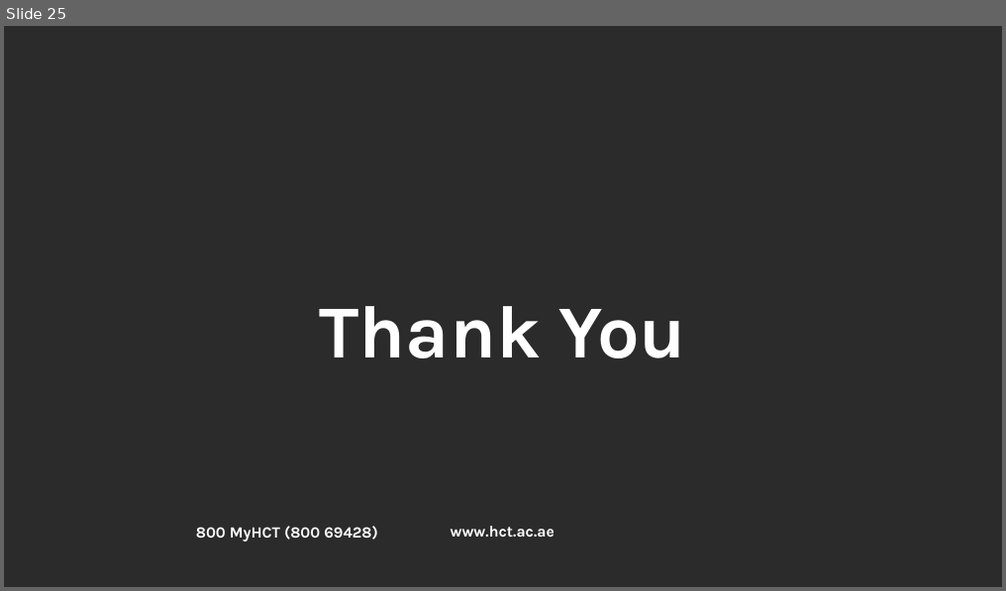
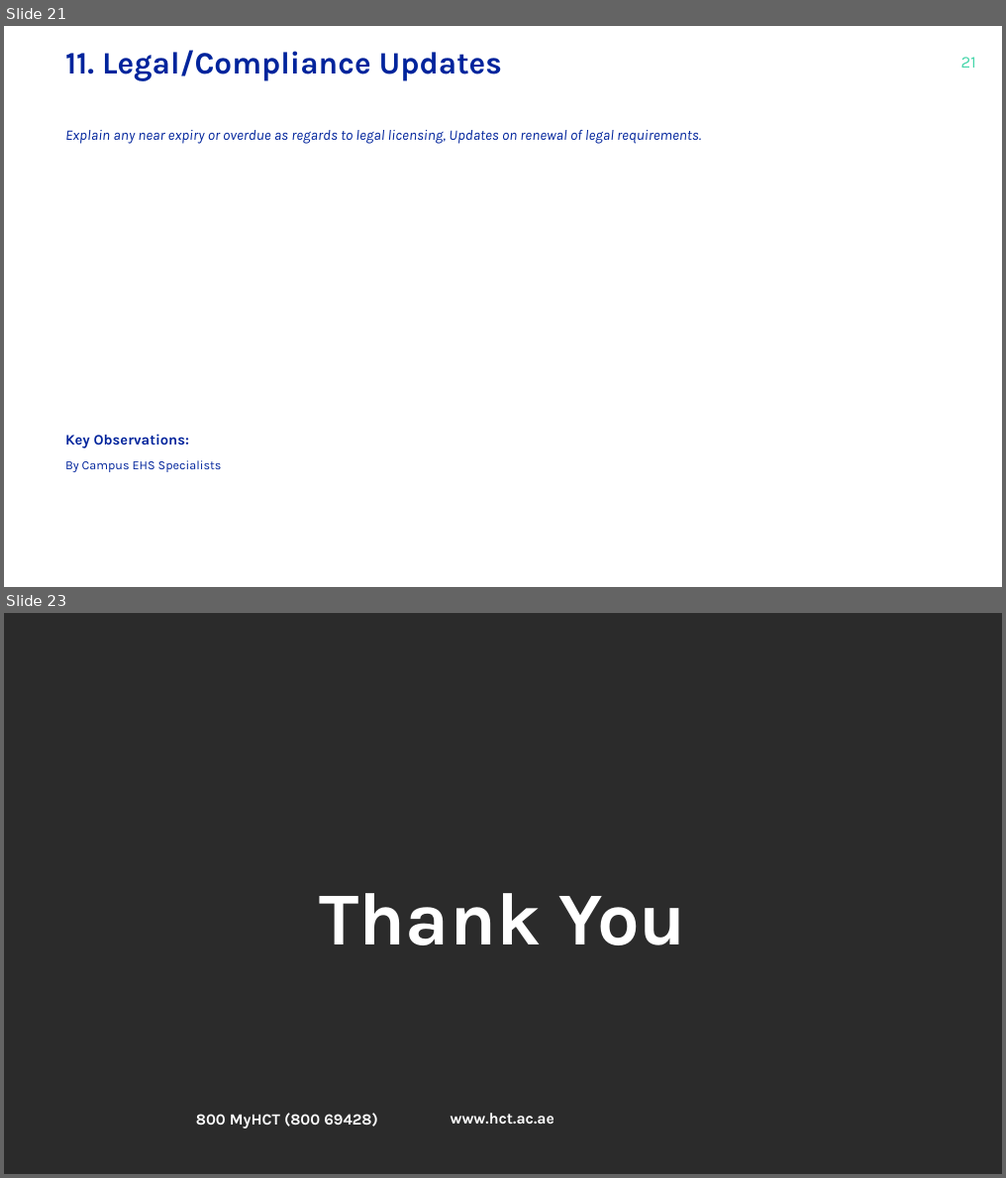
Before and after one commit to josephsismart/hct-cohs-ehs-kpi, a slide deck: templates/template.pptx. Shown one above the other, each under a label of ours: slide 25 before the commit, slides 21 and 23 after it; the slides between them are not shown. The pictures are 1006x591 and 1006x1178 pixels, drawn with LibreOffice and Linux fonts; fonts in the diff are those of the drawing; background and template pictures are left out; a plain dark background stands for a picture behind light text. Boxes give left, top, right and bottom in pixels: in the first picture for what was removed or moved away, otherwise in the second. Text is boxed around its words. In the diff, an @@ line names an element or a change of style, - is before the commit and + after.

```diff
--- a/templates/template.pptx
+++ b/templates/template.pptx
@@ slide 21 added at box(4, 26, 1002, 587), background #FFFFFF @@
@@ text added at box(65, 50, 502, 81), 30 pt, text #00249C, bold @@
+11. Legal/Compliance Updates
@@ page number added at box(961, 57, 976, 68), 16 pt, text #46D6AB @@
+21
@@ text added at box(65, 130, 701, 144), 14 pt, text #00249C, italic @@
+Explain any near expiry or overdue as regards to legal licensing, Updates on renewal of legal requirements.
@@ text added at box(65, 434, 222, 472), 12 pt, text #00249C @@
+Key Observations:
+By Campus EHS Specialists
@@ what was slide 25 is now slide 23 @@
```
Also in this commit, not shown: 10 slides changed, 11 other slides added, 14 slides removed.
